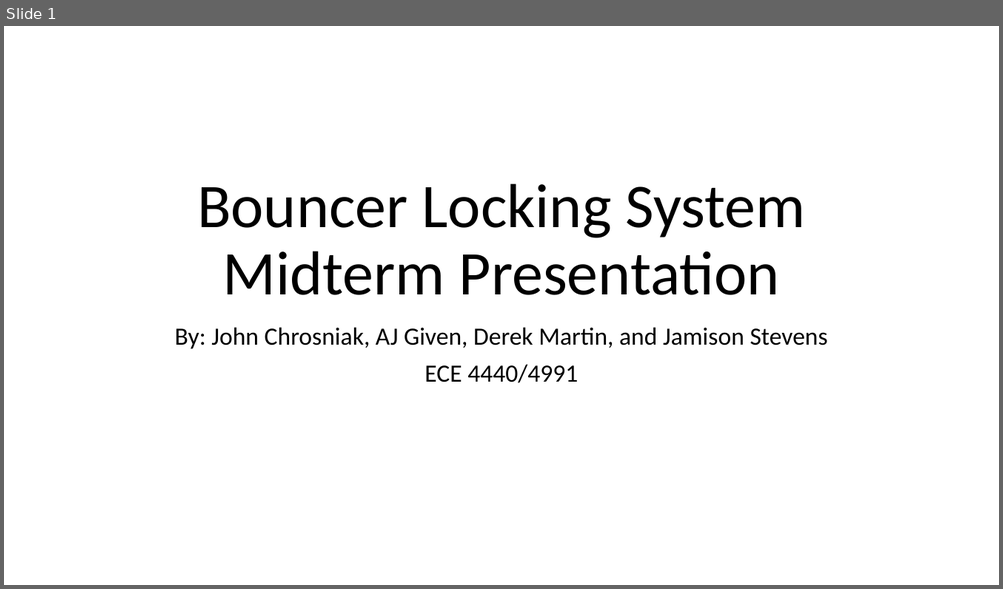
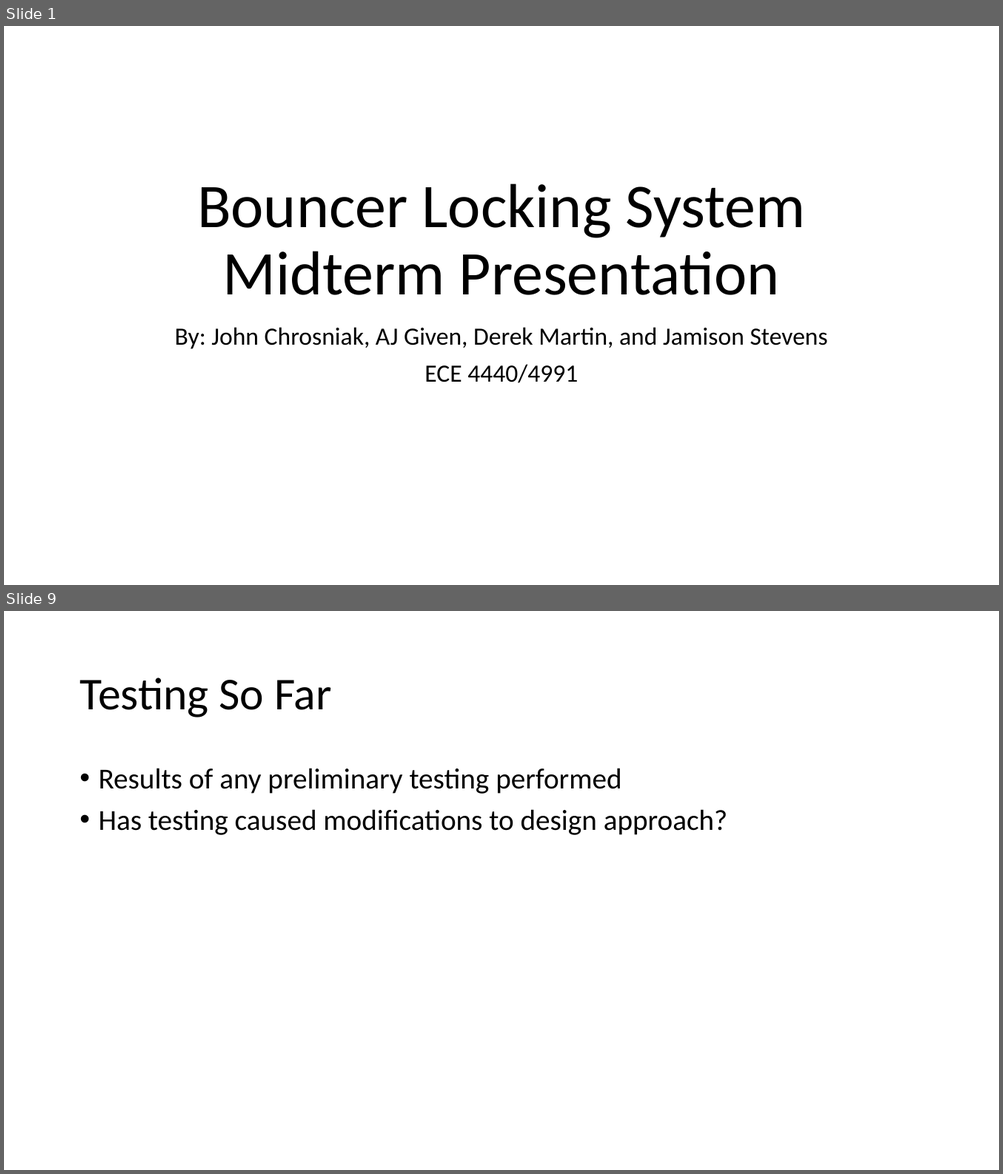
Before and after one commit to You-Underestimate-Our-Powell/Presentations, a slide deck: Bouncer Locking System Midterm Presentation.pptx. Shown one above the other, each under a label of ours: slide 1 before the commit, slides 1 and 9 after it; the slides between them are not shown. The pictures are 1003x589 and 1003x1174 pixels, drawn with LibreOffice and Linux fonts; fonts in the diff are those of the drawing. Boxes give left, top, right and bottom in pixels: in the first picture for what was removed or moved away, otherwise in the second. Text is boxed around its words. In the diff, an @@ line names an element or a change of style, - is before the commit and + after.

```diff
--- a/Bouncer Locking System Midterm Presentation.pptx
+++ b/Bouncer Locking System Midterm Presentation.pptx
@@ slide 9 added at [4,611,999,1170], background #FFFFFF @@
@@ title added at [79,678,332,718], 44 pt, text #000000 @@
+Testing So Far
@@ text added at [99,768,728,835], 28 pt, text #000000 @@
+• Results of any preliminary testing performed
+• Has testing caused modifications to design approach?
```
Also in this commit, not shown: 13 other slides added.
